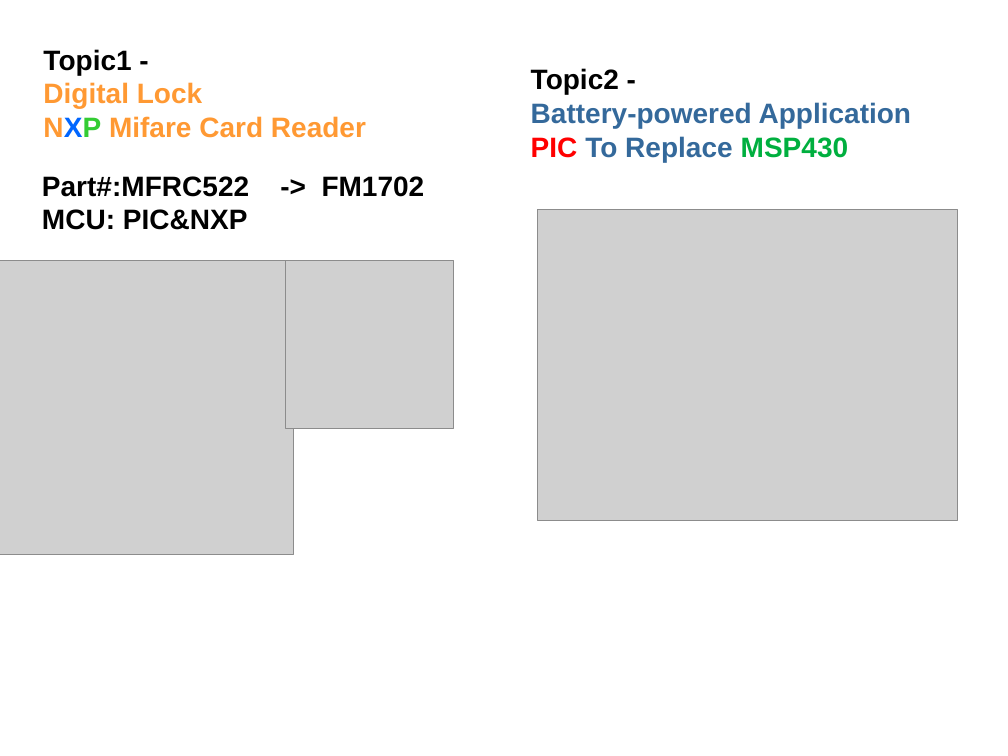
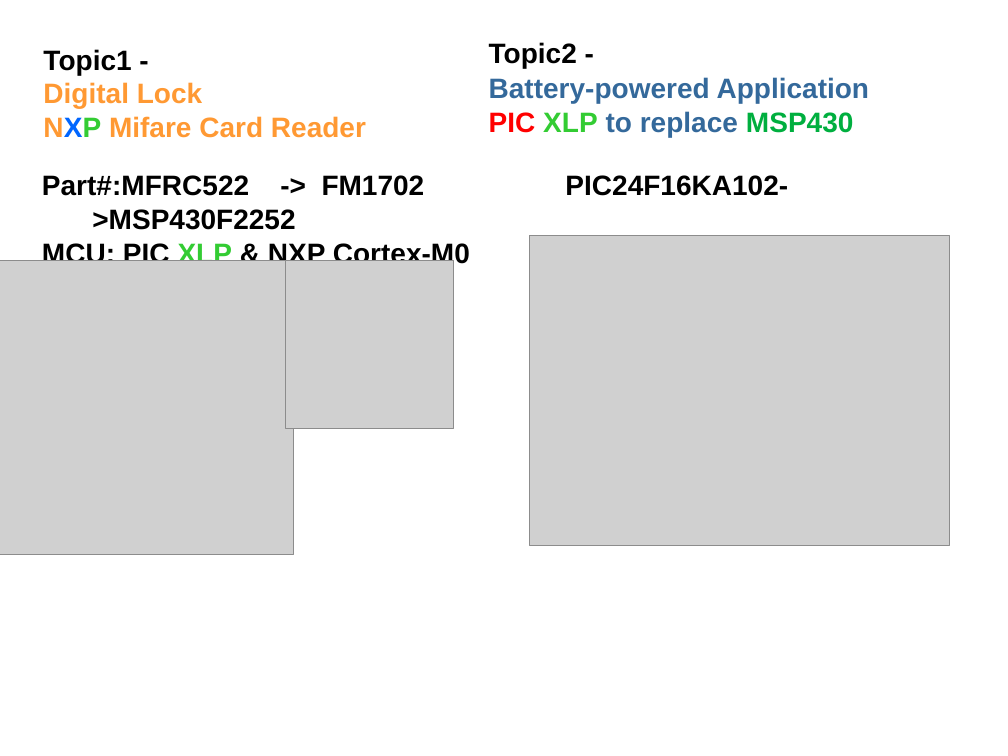
Before and after one commit to izzitech/mg-exam, a slide deck: slide 1 of future docs/2-short presentation/bu2 weekly/SP20110909.ppt. Drawn at 1008x756 pixels with LibreOffice and Linux fonts; fonts in the diff are those of the drawing; grey boxes stand for pictures; background and template pictures are left out. Boxes give left, top, right and bottom in pixels: in the first picture for what was removed or moved away, otherwise in the second. Text is boxed around its words. In the diff, an @@ line names an element or a change of style, - is before the commit and + after.

```diff
--- a/future docs/2-short presentation/bu2 weekly/SP20110909.ppt
+++ b/future docs/2-short presentation/bu2 weekly/SP20110909.ppt
@@ text at [489,42,870,137]: text changed @@
-Topic2 -
-Battery-powered Application
-PIC To Replace MSP430
+Topic2 -
+Battery-powered Application
+PIC XLP to replace MSP430
@@ text at [42,175,470,268]: text changed @@
-Part#:MFRC522 -> FM1702
-MCU: PIC&NXP
+Part#:MFRC522 -> FM1702 PIC24F16KA102->MSP430F2252
+MCU: PIC XLP & NXP Cortex-M0
@@ picture: place and size @@
-picture at [537,210,958,520]
+picture at [529,235,950,545]
```
Also in this commit, not shown: 2 other files.
